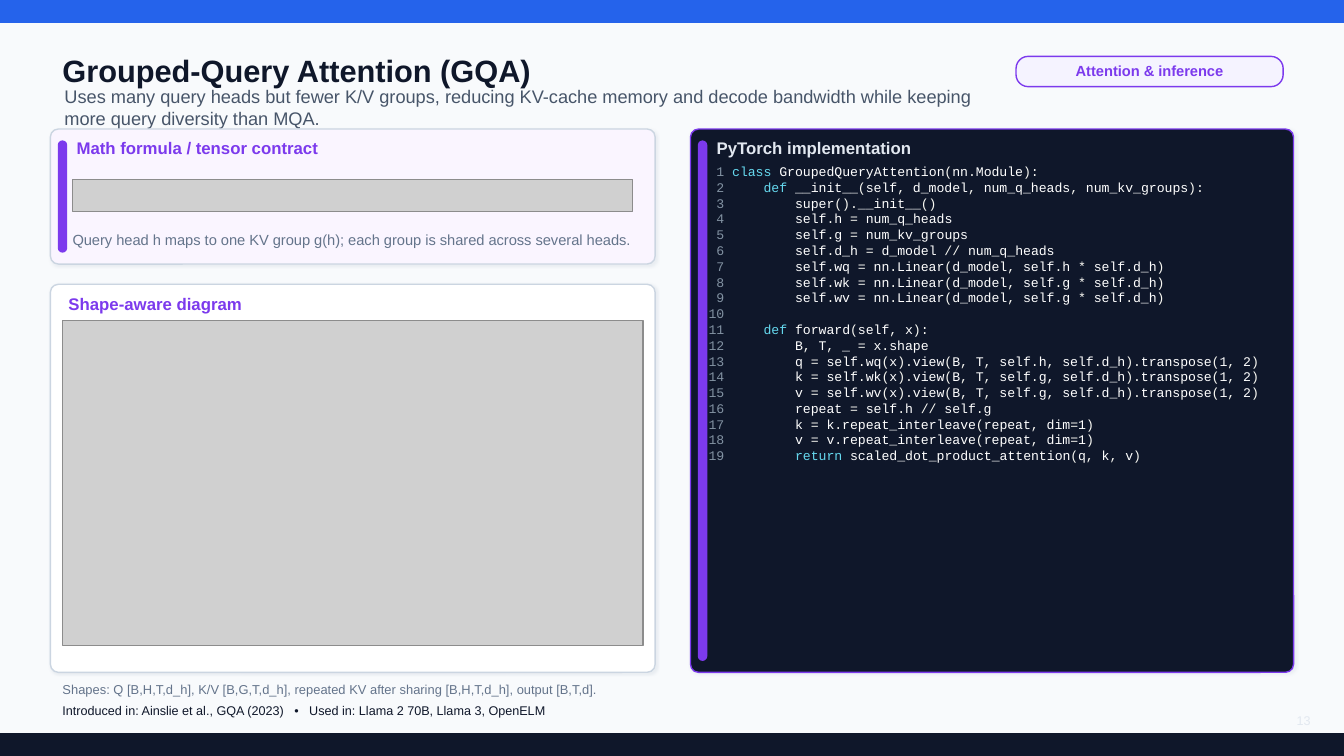
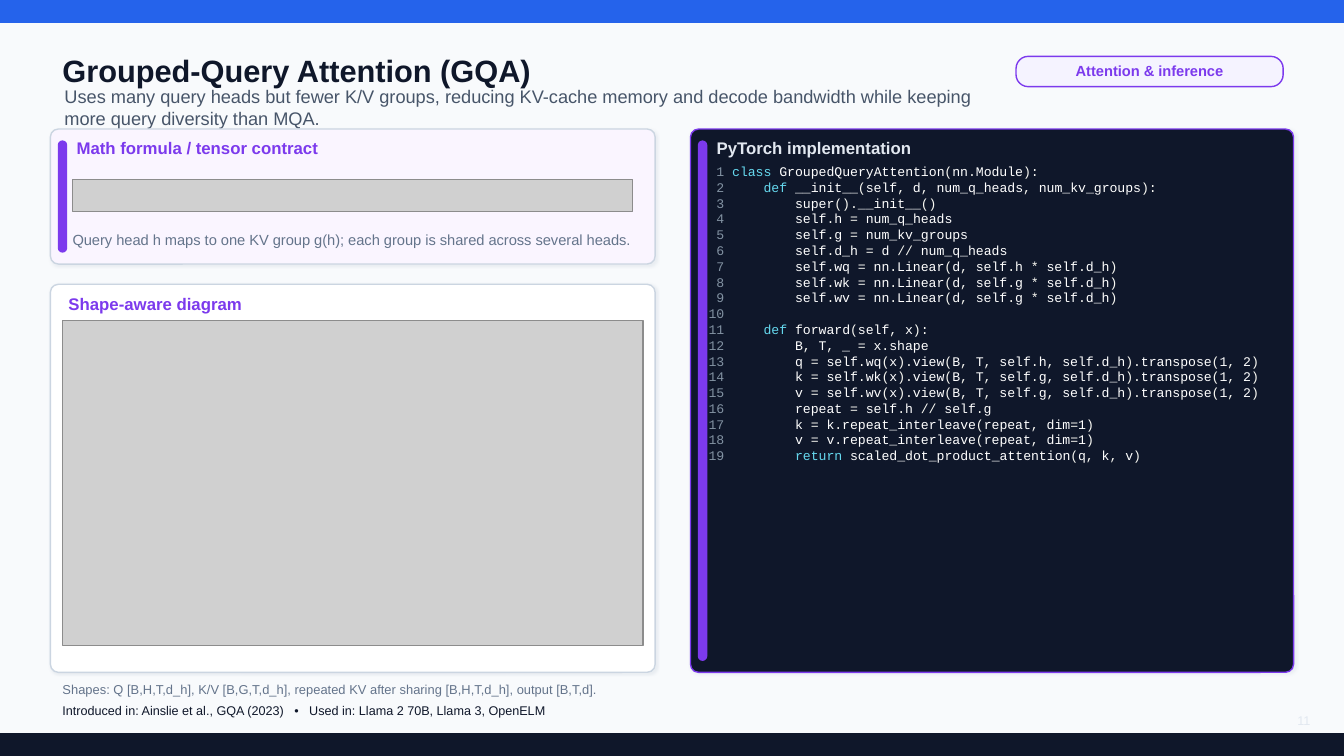
Before and after one commit to ykaitao/AI-ML-Hands-on, a slide deck: slide 11 of lecture_notes/LLMs.pptx (slide 13 before the commit). Drawn at 1344x756 pixels with LibreOffice and Linux fonts; fonts in the diff are those of the drawing; grey boxes stand for pictures. Boxes give left, top, right and bottom in pixels: in the first picture for what was removed or moved away, otherwise in the second. Text is boxed around its words. In the diff, an @@ line names an element or a change of style, - is before the commit and + after.

```diff
--- a/lecture_notes/LLMs.pptx
+++ b/lecture_notes/LLMs.pptx
@@ text at (x1=709, y1=167, x2=1259, y2=463): text changed @@
-1 class GroupedQueryAttention(nn.Module):
-2 def __init__(self, d_model, num_q_heads, num_kv_groups):
-3 super().__init__()
-4 self.h = num_q_heads
-5 self.g = num_kv_groups
-6 self.d_h = d_model // num_q_heads
-7 self.wq = nn.Linear(d_model, self.h * self.d_h)
-8 self.wk = nn.Linear(d_model, self.g * self.d_h)
-9 self.wv = nn.Linear(d_model, self.g * self.d_h)
-10
-11 def forward(self, x):
-12 B, T, _ = x.shape
-13 q = self.wq(x).view(B, T, self.h, self.d_h).transpose(1, 2)
-14 k = self.wk(x).view(B, T, self.g, self.d_h).transpose(1, 2)
-15 v = self.wv(x).view(B, T, self.g, self.d_h).transpose(1, 2)
-16 repeat = self.h // self.g
-17 k = k.repeat_interleave(repeat, dim=1)
-18 v = v.repeat_interleave(repeat, dim=1)
-19 return scaled_dot_product_attention(q, k, v)
+1 class GroupedQueryAttention(nn.Module):
+2 def __init__(self, d, num_q_heads, num_kv_groups):
+3 super().__init__()
+4 self.h = num_q_heads
+5 self.g = num_kv_groups
+6 self.d_h = d // num_q_heads
+7 self.wq = nn.Linear(d, self.h * self.d_h)
+8 self.wk = nn.Linear(d, self.g * self.d_h)
+9 self.wv = nn.Linear(d, self.g * self.d_h)
+10
+11 def forward(self, x):
+12 B, T, _ = x.shape
+13 q = self.wq(x).view(B, T, self.h, self.d_h).transpose(1, 2)
+14 k = self.wk(x).view(B, T, self.g, self.d_h).transpose(1, 2)
+15 v = self.wv(x).view(B, T, self.g, self.d_h).transpose(1, 2)
+16 repeat = self.h // self.g
+17 k = k.repeat_interleave(repeat, dim=1)
+18 v = v.repeat_interleave(repeat, dim=1)
+19 return scaled_dot_product_attention(q, k, v)
```
Also in this commit, not shown: 7 other slides changed, 2 slides removed, 5 other files.
